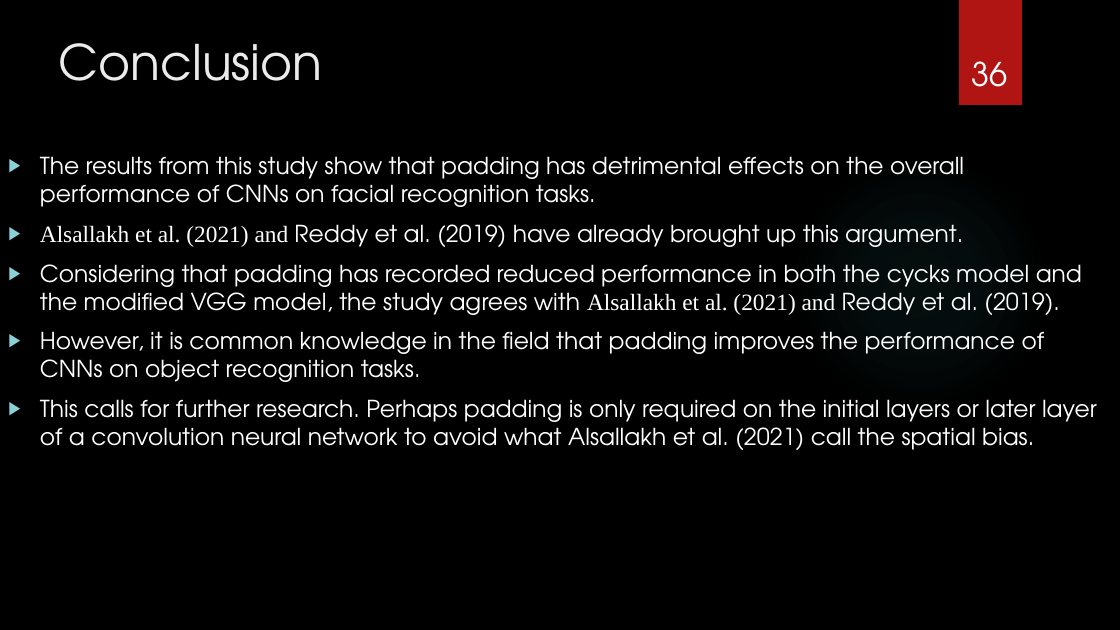
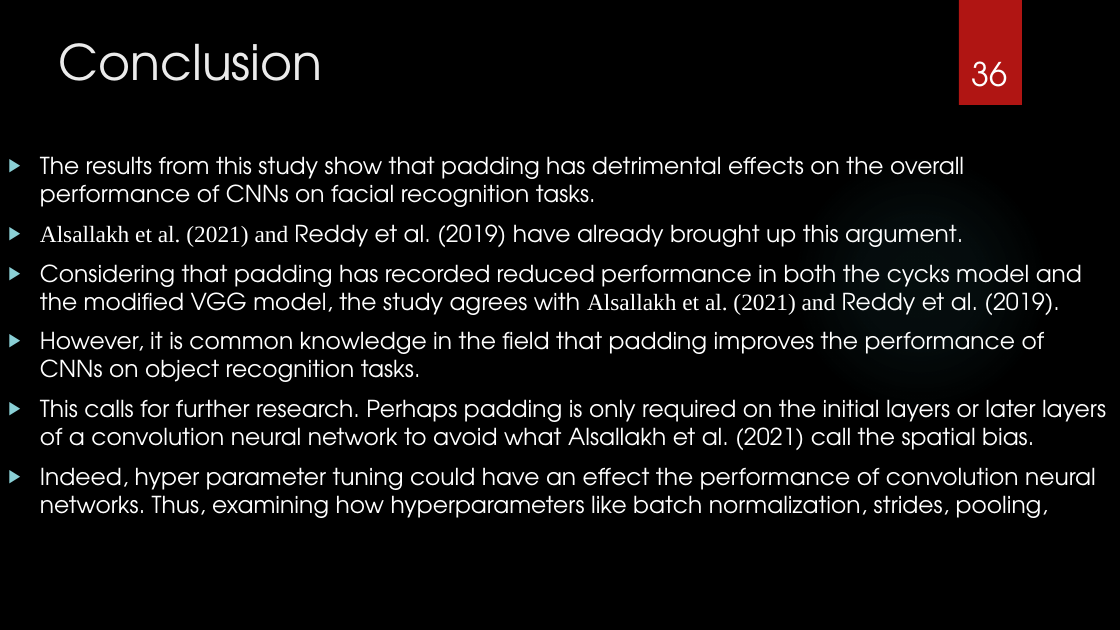
Before and after one commit to cycks/PgdThesis, a slide deck: slide 36 of mydocuments/Examining The Effect of Padding on Facial Recognition.pptx. Drawn at 1120x630 pixels with LibreOffice and Linux fonts; fonts in the diff are those of the drawing; background and template pictures are left out. Boxes give left, top, right and bottom in pixels: in the first picture for what was removed or moved away, otherwise in the second. Text is boxed around its words. In the diff, an @@ line names an element or a change of style, - is before the commit and + after.

Commit message:
Add impact of padding images

```diff
--- a/mydocuments/Examining The Effect of Padding on Facial Recognition.pptx
+++ b/mydocuments/Examining The Effect of Padding on Facial Recognition.pptx
@@ text at [40, 399, 1106, 518]: text changed @@
-▶ This calls for further research. Perhaps padding is only required on the initial layers or later layer of a convolution neural network to avoid what Alsallakh et al. (2021) call the spatial bias.
+▶ This calls for further research. Perhaps padding is only required on the initial layers or later layers of a convolution neural network to avoid what Alsallakh et al. (2021) call the spatial bias.
+▶ Indeed, hyper parameter tuning could have an effect the performance of convolution neural networks. Thus, examining how hyperparameters like batch normalization, strides, pooling,
```
Also in this commit, not shown: 14 other slides changed, 1 slide added, 2 slides removed, 4 other files.
